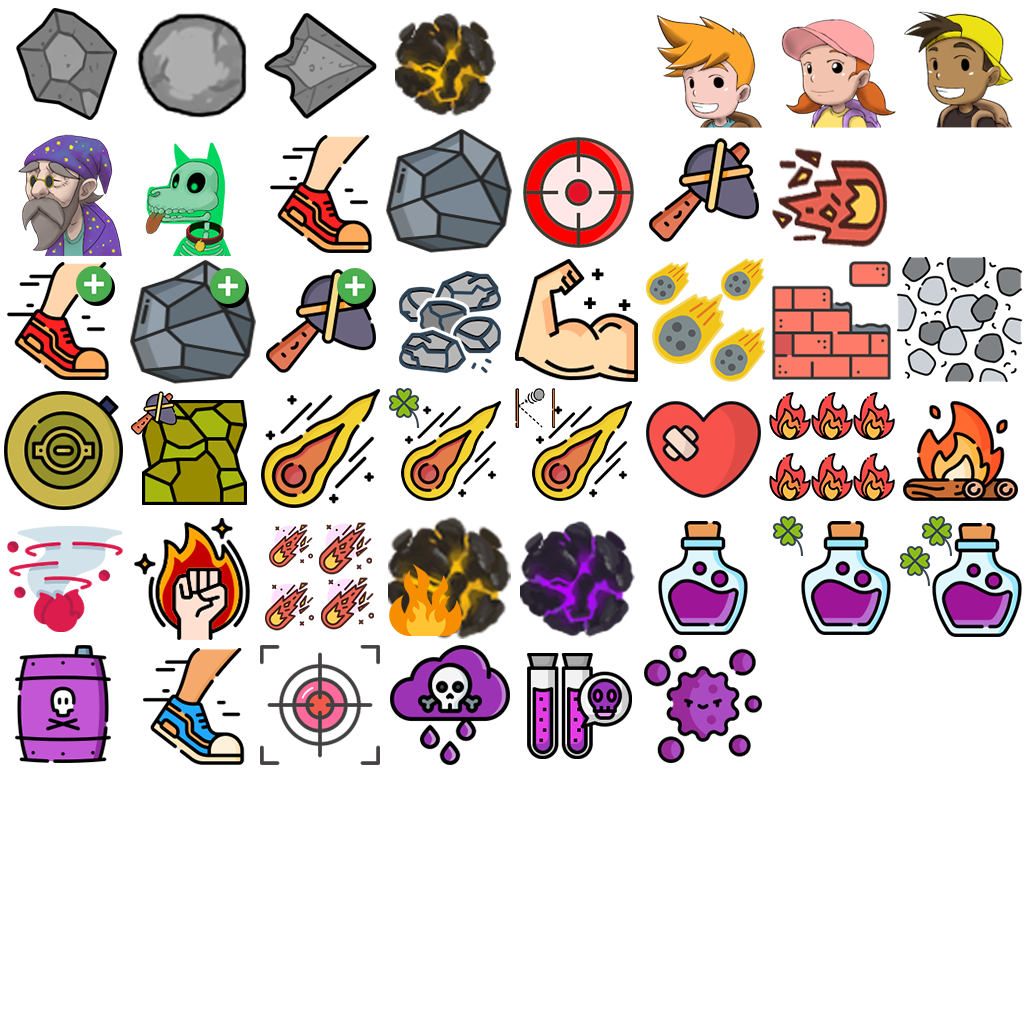
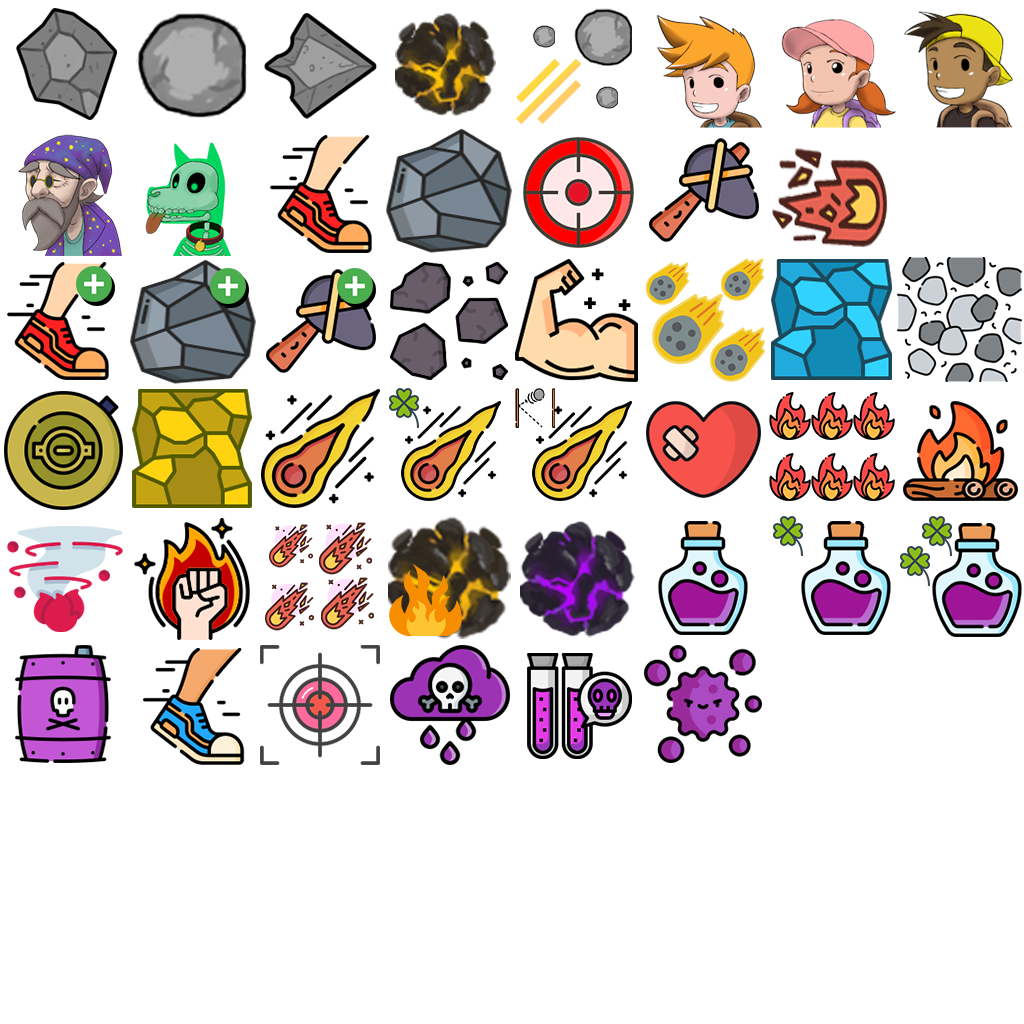
The second w=1024, h=1024 image is a revision of the first. Changes to its layers:
renamed "stone-axe (2)" to "cave (1)", moved it above "rock (4)", painted on it over <box>131,389,252,508</box>
removed layer "Gold Mine" over <box>142,400,247,505</box>
added layer "rock (4)" above "target (3)" over <box>390,262,508,380</box>
renamed "brick-wall (2)" to "cave", moved it above "anti-tank", painted on it over <box>771,259,892,380</box>
removed layer "rock (1)" over <box>399,271,501,373</box>
added layer "Layer 9" above "Layer 1" over <box>516,8,632,124</box>
